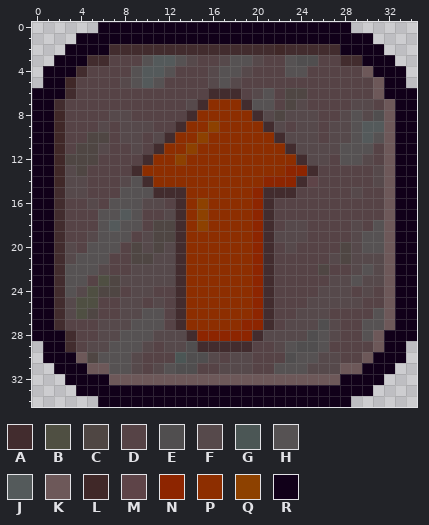
Pixel-art sprite, stored at resources/sprites/gui/buttons/towerBuy/booster/003.png. Above, as it was before the edit.
The file is 35x35 pixels. Colours within 5 levels of each other are drawn and written as one.
Palette (. is transparent): A #422c2e  B #4f4f42  C #4f4643  D #564346  E #504e4f  F #56494b  G #4b5655  H #565253  J #545a5b  K #6d5859  L #402828  M #5e4448  N #8d2500  P #8d2e00  Q #8d4100  R #110019
Pixels before, first column x 0:
 0 ......RRRRRRRRRRRRRRRRRRRRRRR......
 1 ....RRRRRRRRRRRRRRRRRRRRRRRRRRR....
 2 ...RRRRAAAAAAAAAAAAAAALAAAAARRRR...
 3 ..RRRAADDDHJJHFDDFHHFDDHEEDDAARRR..
 4 .RRRADDDDHJJHDDDFHHFDDDHHDDDDDKRRR.
 5 .RRLDDDDFHJHDDDDFHFDDDDDDDDDDDDKRR.
 6 RRRADDDDDDDDDDDDAAADFHDCCDDDDDDKRRR
 7 RRADDDDDDDDDDDFAPPPAHHDCFDDDDFFDKRR
 8 RRLDDDDFFDDDDDAPPPPPAFCFFFDDFHFEKRR
 9 RRLDDDFDFFFDDAPPQPPPPAFDFFDFFHJJKRR
10 RRLDDCCDFFDFAPPQPPPPPPAFFFDFFHJHKRR
11 RRLDCCFDDFDAPPQPPPPPPPPAFFFFHHHDKRR
12 RRLCCCDDDDAPPQPPPPPPPPPPAFFDHHFDKRR
13 RRLFCDDDDAPPPPPPPPPPPPPNNADDDDDFKRR
14 RRLFFDDDFHAPPPPPPPPPPNNNAMDDDDDFKRR
15 RRAFFDDDHHHAAAPPPPPPNAAADDDDDFDDKRR
16 RRADDFDHHHFFDAPQPPPPNADDDDDDDDDDKRR
17 RRADDDHHJHDDFAPQPPPPNADDDDDDDDDDKRR
18 RRADDDHJHHDCCAPQPPPPNADFFDDDDFDHKRR
19 RRADDFHHHDFCCAPPPPPPNAFFFDDDDFHHKRR
20 RRAFDHHHDCFCFAPPPPPPNADFDDDDCFHHKRR
21 RRAFHHHDDCCFFAPPPPPPNADDDDDFCFFFKRR
22 RRAHHHFDDFFFFAPPPPPPNADDDDCDDFHFKRR
23 RRAHHDBCFFFFFAPPPPPPNADDDDDFFHFFKRR
24 RRAHFBCCDFFDDAPPPPPPNADDDDFFFDFDKRR
25 RRAFBBDDFFDFDAPPPPPPNADDDFFFFFDDKRR
26 RRAFBCDDFFHHDAPPPPPPNADDFFFDDDDHKRR
27 RRADDDFFFHHHDAPPPPPNNADFFFEFDDHHKRR
28 RRRADDFFHHHFFFANNNNNAFFFFEHFDDHKRRR
29 .RRADFFHHHFDFFEAAAAADDFHEEHDDDDKRR.
30 .RRRKCHHHFDDDGEEFDFFDDDEHHFFDDKRRR.
31 ..RRRKKHHFDFHEEDDFFFDDHHHFFFKKRRR..
32 ...RRRRKKKKKKKKKKKKKKKKKKKKKRRRR...
33 ....RRRRRRRRRRRRRRRRRRRRRRRRRRR....
34 ......RRRRRRRRRRRRRRRRRRRRRRR......
The same view after the edit:
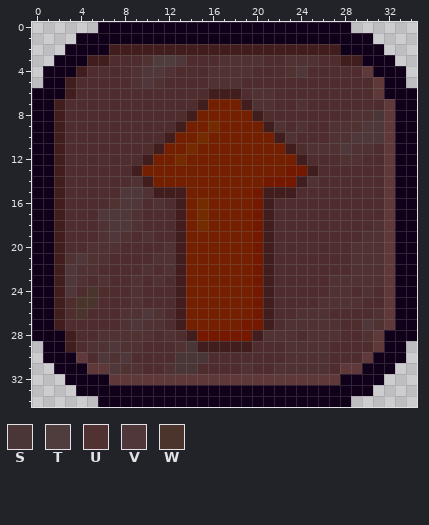
Colours new in this view: S #4a3636  T #4f3d3e  U #503233  V #503739  W #4b342c
Change:
colour A: #422c2e -> #421d1e
colour D: #564346 -> #4f2c2e
colour K: #6d5859 -> #5f393a
colour N: #8d2500 -> #741900
colour P: #8d2e00 -> #741f00
colour Q: #8d4100 -> #742b00
Changed rows in their new state; - is a pixel that keeps its letter.
first column x 2:
 2 --------------------A---------
 3 --------UTTVD--UUUU--UUU------
 4 -------UVVU---UUUU---UV-------
 5 -A----DUVU----UUU-------------
 6 ------------------UU-DD-------
 7 ------------D-----UU-DU----DD-
 8 A----DD------------DDDDD--DUUS
 9 A---D-DDD-----------U-UD-UUUVV
10 A--DD-DD-D-----------UDD-UUVVV
11 A-DDD--D--------------DUUUVUU-
12 ADDD-------------------DD-UUD-
13 ADD--------------------------D
14 ADD---DU---------------U-----D
15 -DD---VVU------------------D--
16 ---D-UVVDU--------------------
17 ----VVVU--D-------------------
18 ----UVVU-DD----------DD----D-U
19 ---DUVU-UDD---------DDD----DUU
20 -D-UUU-DDDU----------D----DUUU
21 -UVUU--DDUU--------------DDUUU
22 -VUUD--DUDU-------------D--UUU
23 -VU-UDDUDUD--------------UUUUU
24 -VDWDD-UD---------------DUU-U-
25 -DWW--DU-D-------------DUUUU--
26 -DWD--UUVU------------UUU----U
27 ----DDUVUU-----------UUUUU--VU
28 ----UUUUUDUD-------UUUDUUU--U-
29 ---UUVUUD-DUS-------DUUUU-----
30 ---DVUVD---SSSD-DD---UUUUD----
31 -----VUU-DUSS--DDU--UUUUUD----
Changed places in both pictures, as pixel boxes (x1, y1, x2, y2):
changed: (54, 44, 395, 385)
